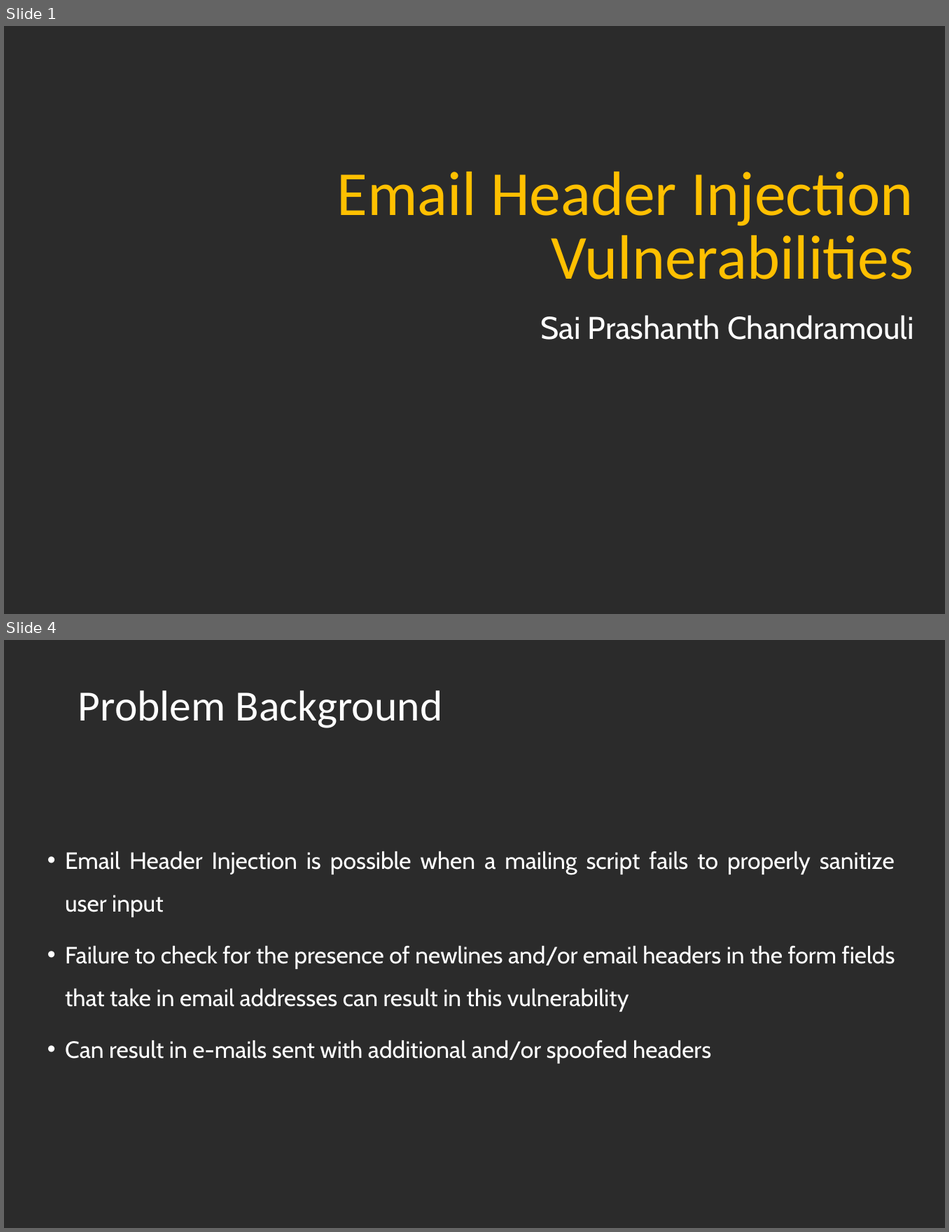
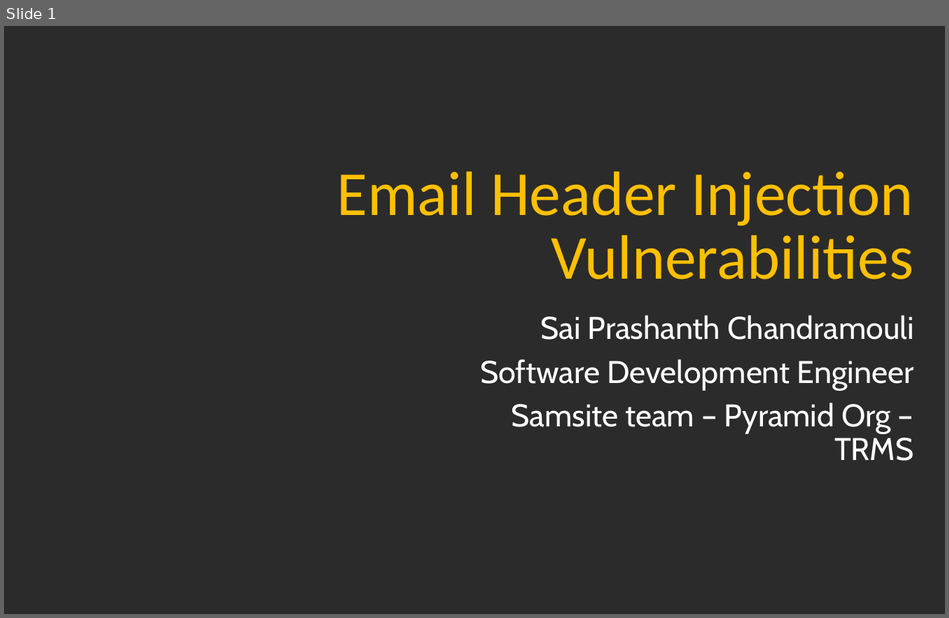
Before and after one commit to TDA/Zoncon, a slide deck: Zoncon-2017-Sai-Pc-ZCSlides.pptx. Shown one above the other, each under a label of ours: slides 1 and 4 before the commit, slide 1 after it; the slides between them are not shown. The pictures are 949x1232 and 949x618 pixels, drawn with LibreOffice and Linux fonts; fonts in the diff are those of the drawing; background and template pictures are left out; a plain dark background stands for a picture behind light text. Boxes give left, top, right and bottom in pixels: in the first picture for what was removed or moved away, otherwise in the second. Text is boxed around its words. In the diff, an @@ line names an element or a change of style, - is before the commit and + after.

```diff
--- a/Zoncon-2017-Sai-Pc-ZCSlides.pptx
+++ b/Zoncon-2017-Sai-Pc-ZCSlides.pptx
@@ slide 4 removed at <box>4,640,945,1228</box>, background picture (left out) @@
@@ title removed at <box>78,690,443,728</box> @@
-Problem Background
@@ text removed at <box>65,851,895,1064</box> @@
-• Email Header Injection is possible when a mailing script fails to properly sanitize user input
-• Failure to check for the presence of newlines and/or email headers in the form fields that take in email addresses can result in this vulnerability
-• Can result in e-mails sent with additional and/or spoofed headers
@@ slide 1 changed as well @@
@@ subtitle at <box>480,359,914,461</box>: paragraphs added @@
+Software Development Engineer
+Samsite team – Pyramid Org – TRMS
```
Also in this commit, not shown: 11 other slides changed, 2 slides added, 8 other slides removed.
